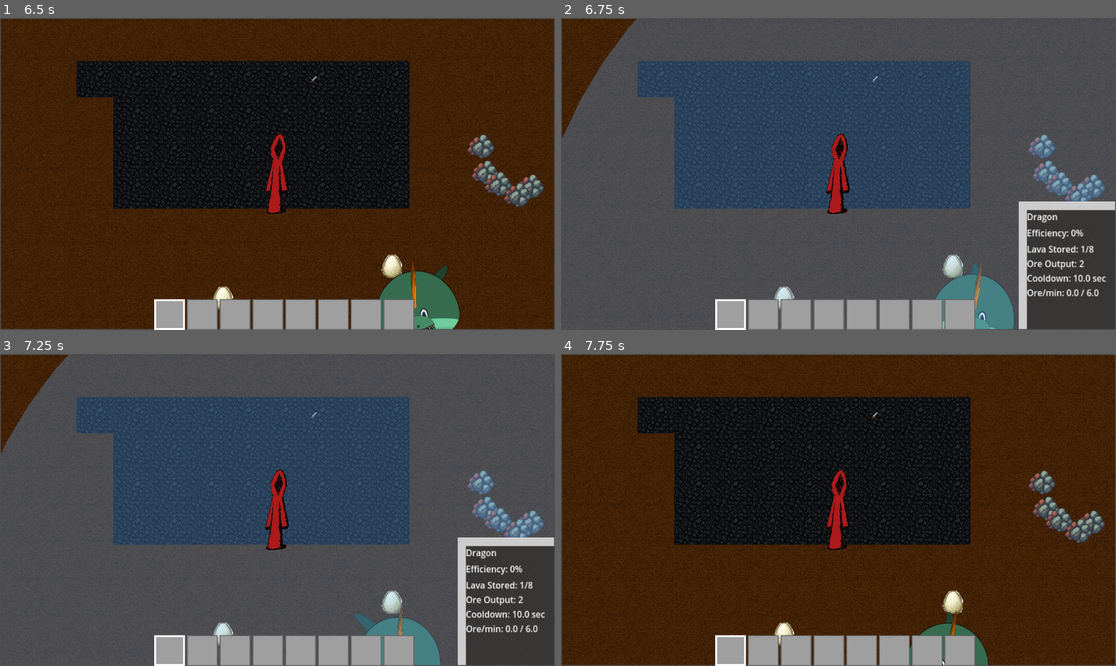
Above: before the commit, frames 1-4 (two rows, left to right).
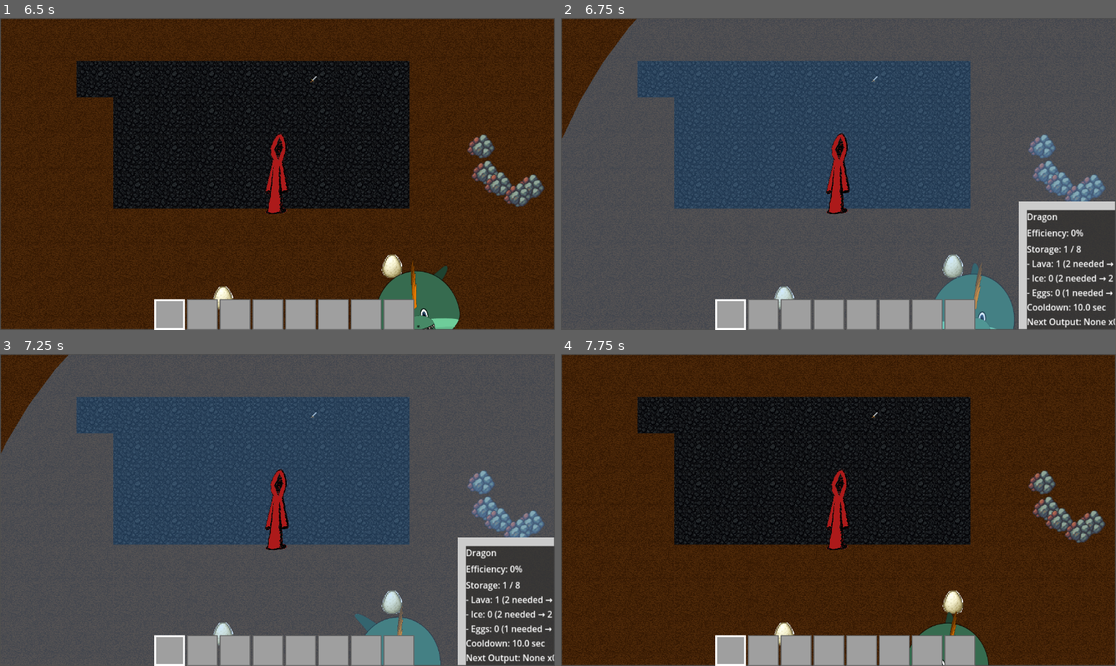
Above: after the commit, the same moments.

Repository: aaronjmcd2/ecomonster-project
Game: Godot game, scene res://scenes/Main.tscn
Two runs of this game, one before a commit and one after it. Both use one fixed random seed, a clock stepped at 60 frames per second and the inputs below.
Inputs (mouse positions are in pixels of both pictures, inside the frame that each line leads up to):
- Up to frame 1 (6.5 s): drag from (172, 314) to (394, 161) at 0.52 s; drag from (199, 314) to (394, 161) at 1.27 s; move the mouse to (233, 314) at 2.02 s; hold Right (ui_right) 2.03-2.75 s; hold Space (use_item) 2.03-2.75 s; click (233, 314) at 2.17 s; drag from (266, 314) to (488, 252) at 2.77 s; drag from (299, 314) to (532, 267) at 3.52 s; drag from (333, 314) to (532, 267) at 4.27 s; move the mouse to (366, 314) at 5.02 s; hold Down (ui_down) 5.03-5.75 s; hold Space (use_item) 5.03-5.75 s; click (366, 314) at 5.17 s; drag from (399, 314) to (532, 186) at 5.77 s
- Up to frame 2 (6.75 s): drag from (977, 308) to (1060, 183) at 6.52 s
- Up to frame 3 (7.25 s): no input
- Up to frame 4 (7.75 s): drag from (727, 525) to (1093, 522) at 7.27 s

Frame 1 is identical in both runs. In frame 2, 1.3% of the frame differs, in the area x 83-100%, y 73-100%; in frame 3, 1.3%; in frame 4, nothing differs.

Commit message:
[UI] Improved Monster Info Popup with detailed digestion display
- Expanded popup panel width to accommodate new stat details
- Updated get_live_stats() to display:
  - Storage breakdown for Lava, Ice, Eggs
  - Trigger requirements and output yield per resource
  - Next output item type and count
- Removed ore/min display (no longer relevant with one-at-a-time excretion)
- Restored proper rolling efficiency metric (based on activity, not storage fullness)
- Popup now clearly communicates digestion state and output rhythm

Diff:
--- a/scenes/MonsterInfoPopup.tscn
+++ b/scenes/MonsterInfoPopup.tscn
@@ -20,7 +20,7 @@
 
 [node name="Panel" type="Panel" parent="."]
 custom_minimum_size = Vector2(40, 40)
-offset_right = 40.0
+offset_right = 60.0
 offset_bottom = 40.0
 scale = Vector2(1.68, 1.84)
 theme_override_styles/panel = SubResource("StyleBoxFlat_3kvvm")
--- a/scripts/Dragon.gd
+++ b/scripts/Dragon.gd
@@ -8,8 +8,12 @@
 @onready var search_display := $SearchRadiusDisplay
 @onready var anim_sprite := $AnimatedSprite2D  # Add this to the top with the other @onready vars
 
+@export var lava_yield: int = 2
+@export var ice_yield: int = 2
+@export var egg_yield: int = 2
 @export var search_radius_tiles: int = 12     # Used for tile search
 @export var search_radius_px: float = 3072.0   # THIS IS search_radius_tiles * 256
+@export var max_total_storage: int = 8
 @export var max_lava_storage: int = 8
 @export var ore_drop_count: int = 2
 @export var move_speed: float = 200.0
@@ -144,6 +148,9 @@
 
 
 func _consume_tile() -> void:
+	if get_total_storage() >= max_total_storage:
+		return
+
 	if not target_tile or (lava_storage >= max_lava_storage and ice_storage >= max_lava_storage):
 		return
 
@@ -252,25 +259,39 @@
 		MonsterInfo.show_info(info, event.position)
 
 func get_live_stats() -> Dictionary:
-	var total = 0
-	for amount in ore_log:
-		total += amount
-	var average_ore_per_min = float(total)
-	var max_ore_per_min = 60.0 / cooldown_time  # Max 1 excrete per cooldown
+	var total_stored = get_total_storage()
+	var efficiency_pct = int(efficiency_score)
+
+	var next_output = "None"
+	var next_output_count = 0
+
+	if excretion_type == "lava":
+		next_output = "Iron Ore"
+		next_output_count = int(lava_storage / required_lava_to_excrete) * lava_yield
+	elif excretion_type == "ice":
+		next_output = "Silver Ore"
+		next_output_count = int(ice_storage / required_ice_to_excrete) * ice_yield
+	elif excretion_type == "egg":
+		next_output = "Gold Ore"
+		next_output_count = int(egg_storage / required_eggs_to_excrete) * egg_yield
+
+	var stat_text = "Storage: %d / %d\n" % [total_stored, max_total_storage]
+	stat_text += "- Lava: %d (%d needed → %d Iron Ore)\n" % [lava_storage, required_lava_to_excrete, lava_yield]
+	stat_text += "- Ice: %d (%d needed → %d Silver Ore)\n" % [ice_storage, required_ice_to_excrete, ice_yield]
+	stat_text += "- Eggs: %d (%d needed → %d Gold Ore)\n" % [egg_storage, required_eggs_to_excrete, egg_yield]
+	stat_text += "Cooldown: %.1f sec\n" % cooldown_time
+	stat_text += "Next Output: %s x%d" % [next_output, next_output_count]
 
 	return {
-		"efficiency": int(efficiency_score),
-		"stats": "Lava Stored: %d/%d\nOre Output: %d\nCooldown: %.1f sec\nOre/min: %.1f / %.1f" % [
-			lava_storage,
-			max_lava_storage,
-			ore_drop_count,
-			cooldown_time,
-			average_ore_per_min,
-			max_ore_per_min
-		]
+		"efficiency": efficiency_pct,
+		"stats": stat_text
 	}
 
+
 func _consume_egg() -> void:
+	if get_total_storage() >= max_total_storage:
+		return
+
 	if not target_egg or egg_storage >= max_lava_storage:
 		return
 
@@ -284,3 +305,6 @@
 		is_cooling_down = true
 		cooldown_timer = cooldown_time
 		excretion_type = "egg"
+
+func get_total_storage() -> int:
+	return lava_storage + ice_storage + egg_storage
